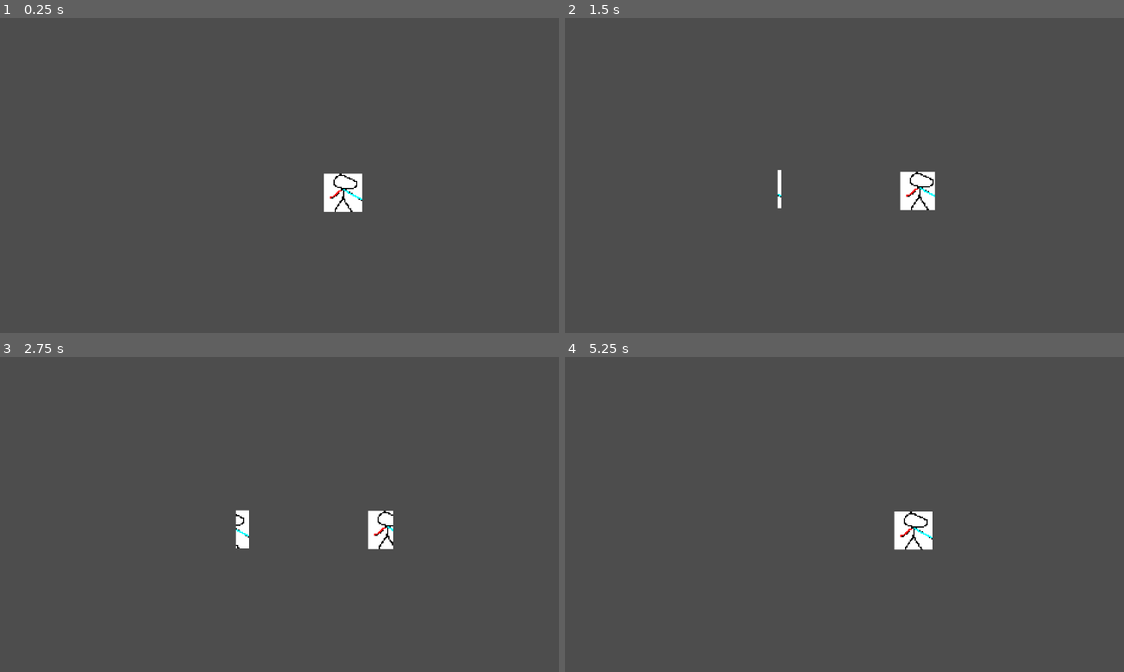
Above: before the commit, frames 1-4 (two rows, left to right).
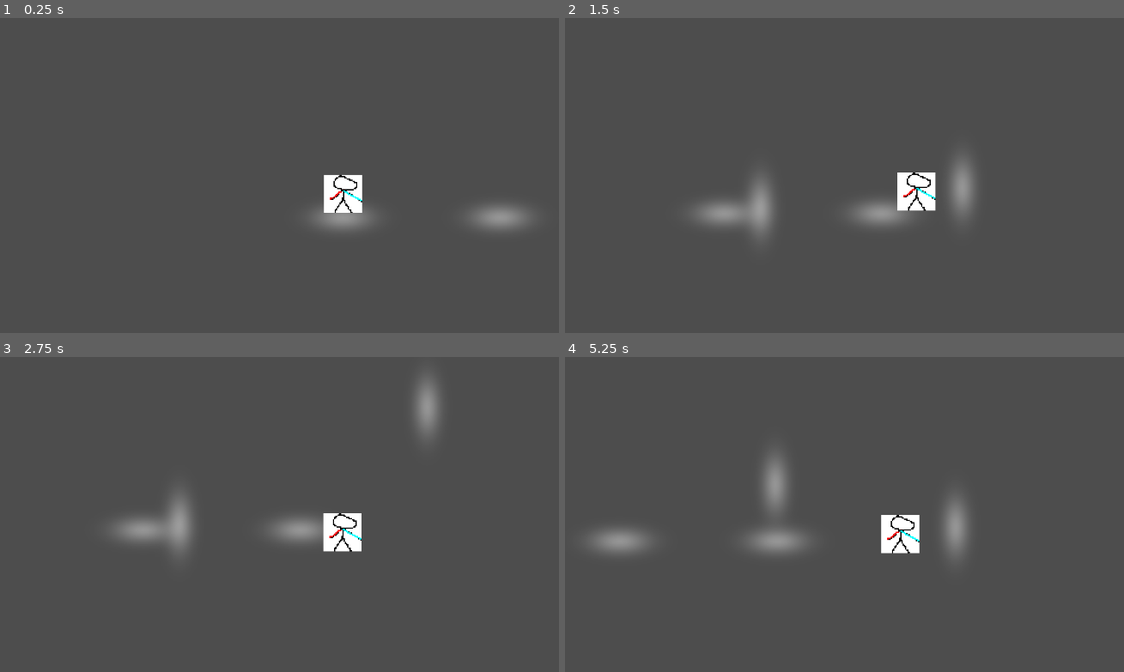
Above: after the commit, the same moments.

Repository: f-word-theta/untitled-portal-game
Game: Godot game, scene res://main.tscn
The game is run twice, just before and just after one commit, with the same random seed, the same clock (stepped at 60 frames per second) and the same inputs.
Inputs (mouse positions are in pixels of both pictures, inside the frame that each line leads up to):
- Up to frame 1 (0.25 s): no input
- Up to frame 2 (1.5 s): move the mouse to (1056, 172) at 0.52 s; hold D (right) from 0.53 s (still down); click (1056, 172) at 0.6 s; tap Space (jump) at 0.77 s; move the mouse to (771, 210) at 1.27 s; right-click (771, 210) at 1.35 s
- Up to frame 3 (2.75 s): tap Space (jump) at 1.52 s; move the mouse to (413, 445) at 2.02 s; release D (right) at 2.03 s; hold A (left) from 2.03 s (still down); click (413, 445) at 2.1 s
- Up to frame 4 (5.25 s): move the mouse to (872, 605) at 2.77 s; release A (left) at 2.78 s; hold D (right) 2.78-4.28 s; right-click (872, 605) at 2.85 s; tap Space (jump) at 3.02, 3.77, 4.52 s; move the mouse to (1112, 586) at 3.52 s; click (1112, 586) at 3.6 s; move the mouse to (704, 473) at 4.27 s; hold A (left) 4.28-5.03 s; right-click (704, 473) at 4.35 s; move the mouse to (945, 530) at 5.02 s; hold D (right) from 5.03 s (still down); click (945, 530) at 5.1 s

The runs differ from the first frame. In frame 1, 1.4% of the frame differs, in the area x 56-95%, y 49-68%; in frame 2, 3.0%; in frame 3, 4.2%, in the area x 20-79%, y 6-62%; in frame 4, 3.4%.

Commit message:
s

Diff:
--- a/components/rift_component.gd
+++ b/components/rift_component.gd
@@ -5,6 +5,7 @@
 @export var destination_rift: Rift
 
 @export var area: Area2D
+@export var funneling_area: Area2D
 @export var special_sprite_group: CanvasGroup
 
 @export var enabled: bool = true
@@ -12,20 +13,36 @@
 # CONSTANTS
 const VELOCITY_RETAIN_FACTOR: float = 0.97
 const TELEPORTATION_DISTANCE_THRESHOLD: float = 0.0
-const MINIMUM_DESTINATION_DISTANCE: float = 4.0
+const MINIMUM_DESTINATION_DISTANCE: float = 2.0
 
 const ENVIRONMENT_COLLISION_MASK_VALUE: int = 1
 
 # VARIABLES
 @onready var current_travellers: Array = []
+@onready var bodies_in_funneling_area: Array = []
 @onready var projected_sprites: Dictionary = { null: [] }
+
+var body_entered_funneling_area: bool = false
 
 var rift_to_traveller: Vector2 = Vector2()
 var previous_velocity: Vector2 = Vector2()
 
 var last_relative_rotation: float = 0.0 # will implement later: add lerping to the original sprite after it has left the portal
 
-func handle_rift_teleportation(_delta: float) -> void:
+func handle_funneling(delta: float) -> void:
+	if area.global_rotation_degrees == 0 or area.global_rotation_degrees == -180:
+		return
+
+	for body in bodies_in_funneling_area:
+		if body.is_on_floor() == true:
+			continue
+
+		if body.velocity.length() <= 100.0:
+			continue
+
+		body.global_position = body.global_position.lerp(Vector2(funneling_area.global_position.x, body.global_position.y), 30.0 * delta)
+
+func handle_teleportation(_delta: float) -> void:
 	for traveller: PhysicsBody2D in current_travellers:
 		if not (traveller is RigidBody2D or traveller is CharacterBody2D):
 			return
@@ -41,7 +58,7 @@
 			previous_velocity = traveller.velocity
 			traveller.velocity = Vector2.RIGHT.rotated(destination_rift.global_rotation) * previous_velocity.length() * VELOCITY_RETAIN_FACTOR
 
-func handle_rift_sprite_clipping(_delta: float) -> void:
+func handle_sprite_clipping(_delta: float) -> void:
 	for traveller: PhysicsBody2D in current_travellers:
 		if not (traveller is RigidBody2D or traveller is CharacterBody2D):
 			return
@@ -52,11 +69,11 @@
 		var _special_sprite_group: CanvasGroup = traveller.get_node("SpecialSpriteGroup")
 		var mask_sprite: Sprite2D = _special_sprite_group.get_node("Mask")
 
+		mask_sprite.global_rotation = area.global_rotation
+		mask_sprite.global_position = area.global_position
+
 		if not mask_sprite.visible:
 			mask_sprite.visible = true
-
-		mask_sprite.global_rotation = area.global_rotation
-		mask_sprite.global_position = area.global_position
 
 		for sprite_owner in projected_sprites:
 			if sprite_owner == traveller.name:
@@ -70,7 +87,10 @@
 
 						if original_sprite.name == projected_sprite.name:
 							#last_relative_rotation = projected_sprite.rotation
-							projected_sprite.global_rotation = original_sprite.global_rotation - area.global_rotation - deg_to_rad(180)
+							if rift_is_flipped:
+								projected_sprite.global_rotation = original_sprite.global_rotation - area.global_rotation - deg_to_rad(180)
+							else:
+								projected_sprite.global_rotation = original_sprite.global_rotation - area.global_rotation + deg_to_rad(180)
 
 					projected_sprite.flip_v = rift_is_flipped
 					projected_sprite.flip_h = rift_is_flipped
@@ -104,13 +124,14 @@
 	if not enabled or not destination_rift:
 		return
 
-	handle_rift_sprite_clipping(delta)
+	handle_sprite_clipping(delta)
 
 func _physics_process(delta: float) -> void:
 	if not enabled or not destination_rift:
 		return
 
-	handle_rift_teleportation(delta)
+	handle_teleportation(delta)
+	handle_funneling(delta)
 
 func _on_rift_entered(traveller: Node2D) -> void:
 	traveller.set_collision_mask_value(ENVIRONMENT_COLLISION_MASK_VALUE, false)
@@ -130,7 +151,11 @@
 
 		duplicate_sprite(sprite, traveller)
 
-	current_travellers.append(traveller)
+	if bodies_in_funneling_area.has(traveller):
+		bodies_in_funneling_area.erase(traveller)
+
+	if not current_travellers.has(traveller):
+		current_travellers.append(traveller)
 
 func _on_rift_exited(traveller: Node2D) -> void:
 	traveller.set_collision_mask_value(ENVIRONMENT_COLLISION_MASK_VALUE, true)
@@ -152,4 +177,13 @@
 			for projected_sprite in projected_sprites[sprite_owner]:
 				projected_sprite.queue_free()
 
-	current_travellers.erase(traveller)
+	if current_travellers.has(traveller):
+		current_travellers.erase(traveller)
+
+func _on_funneling_area_body_entered(body: Node2D) -> void:
+	if body is CharacterBody2D and (not bodies_in_funneling_area.has(body)):
+		bodies_in_funneling_area.append(body as CharacterBody2D)
+
+func _on_funneling_area_body_exited(body: Node2D) -> void:
+	if bodies_in_funneling_area.has(body):
+		bodies_in_funneling_area.erase(body)
--- a/components/rift_placer_component.gd
+++ b/components/rift_placer_component.gd
@@ -6,5 +6,8 @@
 @export var camera: Camera2D
 @export var rift_placement_direction: RayCast2D
 
+func _ready():
+	await owner.ready
+
 func _process(_delta):
-    rift_placement_direction.global_rotation = atan2(camera.get_local_mouse_position().y, camera.get_local_mouse_position().x)
+	rift_placement_direction.global_rotation = atan2(camera.get_local_mouse_position().y, camera.get_local_mouse_position().x)
--- a/components/velocity_component.gd
+++ b/components/velocity_component.gd
@@ -2,13 +2,13 @@
 extends Node
 
 const GRAVITY_ENABLED: bool = true
-const GRAVITY: float = 120.0
+const GRAVITY: float = 120.0 * 1.5
 
 const SPEED_MULTIPLIER: float = 100.0
 const TERMINAL_SPEED: float = 1000.0 / 6
 
 const GROUND_ACCELERATION_FACTOR: float = 13.0
-const AIR_ACCELERATION_FACTOR: float = 0.9
+const AIR_ACCELERATION_FACTOR: float = 1.2
 
 @onready var character_body: CharacterBody2D = get_parent()
 
@@ -18,10 +18,12 @@
 	set = _set_velocity, get = _get_velocity
 var input_vector: Vector2 = Vector2()
 
+func _ready():
+	await owner.ready
+
 func _physics_process(delta: float) -> void:
 	handle_input(delta)
 	handle_movement(delta)
-
 
 func handle_input(_delta) -> void:
 	input_vector = Input.get_vector("left", "right", "up", "down")
--- a/entities/base_rift.tscn
+++ b/entities/base_rift.tscn
@@ -1,27 +1,51 @@
-[gd_scene load_steps=6 format=3 uid="uid://dyg348boebyg7"]
+[gd_scene load_steps=11 format=3 uid="uid://dyg348boebyg7"]
 
 [ext_resource type="Script" path="res://entities/base_rift.gd" id="1_en717"]
 [ext_resource type="PackedScene" uid="uid://bakea65ls7u2a" path="res://components/rift_component.tscn" id="2_fnorp"]
+[ext_resource type="Shader" path="res://shaders/ShaderTest.gdshader" id="3_8ne01"]
 [ext_resource type="PackedScene" uid="uid://bp8ne34es2trx" path="res://misc/special_sprite_group.tscn" id="3_v1ch0"]
+[ext_resource type="Texture2D" uid="uid://dhs0vk0n5b4" path="res://assets/programmer_art/New Project (29) (1).png" id="4_doqe2"]
+[ext_resource type="Texture2D" uid="uid://mxe7xgtb7pa4" path="res://assets/programmer_art/dsfsdsfsf.png" id="5_f5oy0"]
 
 [sub_resource type="RectangleShape2D" id="RectangleShape2D_8uvpj"]
 size = Vector2(5, 35)
 
+[sub_resource type="ShaderMaterial" id="ShaderMaterial_8t308"]
+shader = ExtResource("3_8ne01")
+shader_parameter/global_position = Vector2(0, 0)
+shader_parameter/screen_size = null
+shader_parameter/force = -1.09
+shader_parameter/size = 8.045
+shader_parameter/thickness = 1.0
+
 [sub_resource type="RectangleShape2D" id="RectangleShape2D_vmyp8"]
 size = Vector2(2.5, 5)
+
+[sub_resource type="RectangleShape2D" id="RectangleShape2D_s22lg"]
+size = Vector2(15, 20)
 
 [node name="BaseRift" type="Area2D"]
 collision_layer = 0
 collision_mask = 2
 script = ExtResource("1_en717")
 
-[node name="RiftComponent" parent="." node_paths=PackedStringArray("area", "special_sprite_group") instance=ExtResource("2_fnorp")]
+[node name="RiftComponent" parent="." node_paths=PackedStringArray("area", "funneling_area", "special_sprite_group") instance=ExtResource("2_fnorp")]
 area = NodePath("..")
+funneling_area = NodePath("../FunnelingArea")
 special_sprite_group = NodePath("../SpecialSpriteGroup")
 
 [node name="RiftCollisionShape" type="CollisionShape2D" parent="."]
 shape = SubResource("RectangleShape2D_8uvpj")
-debug_color = Color(0.572549, 0.847059, 0.996078, 0.145098)
+debug_color = Color(1, 1, 1, 0)
+
+[node name="Sprite2D3" type="Sprite2D" parent="."]
+visible = false
+z_index = 1
+material = SubResource("ShaderMaterial_8t308")
+position = Vector2(0.0280789, 1.62471)
+rotation = 0.07468
+scale = Vector2(24.78, 31.0768)
+texture = ExtResource("4_doqe2")
 
 [node name="RiftEdges" type="StaticBody2D" parent="."]
 collision_layer = 4
@@ -31,19 +55,39 @@
 position = Vector2(0, -18.75)
 rotation = -1.5708
 shape = SubResource("RectangleShape2D_vmyp8")
+debug_color = Color(0, 0, 0, 0.117647)
 
 [node name="CollisionShapeBottom" type="CollisionShape2D" parent="RiftEdges"]
 position = Vector2(0, 18.75)
 rotation = -1.5708
 shape = SubResource("RectangleShape2D_vmyp8")
+debug_color = Color(0, 0, 0, 0.117647)
 
 [node name="SpecialSpriteGroup" parent="." instance=ExtResource("3_v1ch0")]
+
+[node name="FunnelingArea" type="Area2D" parent="."]
+position = Vector2(20, 0)
+metadata/_edit_lock_ = true
+
+[node name="CollisionShape2D" type="CollisionShape2D" parent="FunnelingArea"]
+position = Vector2(-5, 0)
+shape = SubResource("RectangleShape2D_s22lg")
+debug_color = Color(1, 1, 1, 0)
+metadata/_edit_lock_ = true
 
 [node name="RiftDirection" type="RayCast2D" parent="."]
 enabled = false
 target_position = Vector2(20, 0)
 
+[node name="Sprite2D" type="Sprite2D" parent="."]
+modulate = Color(1, 1, 1, 0.784314)
+z_index = -2
+scale = Vector2(0.045, 0.105)
+texture = ExtResource("5_f5oy0")
+
 [connection signal="body_entered" from="." to="RiftComponent" method="_on_rift_entered"]
 [connection signal="body_exited" from="." to="RiftComponent" method="_on_rift_exited"]
+[connection signal="body_entered" from="FunnelingArea" to="RiftComponent" method="_on_funneling_area_body_entered"]
+[connection signal="body_exited" from="FunnelingArea" to="RiftComponent" method="_on_funneling_area_body_exited"]
 
 [editable path="SpecialSpriteGroup"]
--- /dev/null
+++ b/main.gdshader
@@ -0,0 +1,35 @@
+shader_type canvas_item;
+uniform vec2 dir = vec2(0,0);
+uniform int quality = 4;
+
+void vertex(){
+	vec2 blurSize = abs(dir) * 2.0;
+	VERTEX *= blurSize + 1.0;
+	UV = (UV - 0.5) * (blurSize + 1.0) + 0.5;
+}
+
+float insideUnitSquare(vec2 v) {
+    vec2 s = step(vec2(0.0), v) - step(vec2(1.0), v);
+    return s.x * s.y;
+}
+
+void fragment(){
+	float inSquare = insideUnitSquare(UV);
+	float numSamples = inSquare;
+	COLOR = texture(TEXTURE, UV) * inSquare;
+	vec2 stepSize = dir/(float(quality));
+	vec2 uv;
+	for(int i = 1; i <= quality; i++){
+		uv = UV + stepSize * float(i);
+		inSquare = insideUnitSquare(uv);
+		numSamples += inSquare;
+		COLOR += texture(TEXTURE, uv) * inSquare;
+
+		uv = UV - stepSize * float(i);
+		inSquare = insideUnitSquare(uv);
+		numSamples += inSquare;
+		COLOR += texture(TEXTURE, uv) * inSquare;
+	}
+	COLOR.rgb /= numSamples;
+	COLOR.a /= float(quality)*2.0 + 1.0;
+}
--- a/main.tscn
+++ b/main.tscn
@@ -9,24 +9,22 @@
 [node name="Main" type="Node2D"]
 
 [node name="PlayerEntity" parent="." instance=ExtResource("1_5jv5i")]
-position = Vector2(245, 406)
+position = Vector2(187, 427)
 
 [node name="CyanPortal" parent="." instance=ExtResource("3_n3m07")]
 position = Vector2(186, 452.5)
+rotation = -1.5708
 
 [node name="RiftComponent" parent="CyanPortal" index="0" node_paths=PackedStringArray("destination_rift")]
 destination_rift = NodePath("../../PinkPortal")
 
 [node name="PinkPortal" parent="." instance=ExtResource("3_n3m07")]
 position = Vector2(318, 452.5)
-rotation = -3.14159
+rotation = -1.5708
 scale = Vector2(1, 0.996416)
 
 [node name="RiftComponent" parent="PinkPortal" index="0" node_paths=PackedStringArray("destination_rift")]
 destination_rift = NodePath("../../CyanPortal")
-
-[node name="RiftCollisionShape" parent="PinkPortal" index="1"]
-debug_color = Color(0.996078, 0.847059, 0.996078, 0.145098)
 
 [node name="StaticBody2D" type="StaticBody2D" parent="."]
 position = Vector2(76, 480)
--- a/misc/special_sprite_group.tscn
+++ b/misc/special_sprite_group.tscn
@@ -13,3 +13,4 @@
 scale = Vector2(200, 200)
 texture = ExtResource("1_sj2s1")
 offset = Vector2(-0.5, 0)
+metadata/_edit_lock_ = true
--- /dev/null
+++ b/shaders/RiftAppearance.gdshader
@@ -0,0 +1,23 @@
+// Converted/modified from ShaderToy: https://www.shadertoy.com/view/ldBXDD
+// Attach this shader to a ColorRect
+
+shader_type canvas_item;
+
+uniform sampler2D SCREEN_TEXTURE : hint_screen_texture, filter_linear_mipmap;
+
+uniform float wave_count : hint_range(1.0, 20.0, 1.0) = 20.0;
+uniform float speed : hint_range(0.0, 10.0, 0.1) = 3.0;
+uniform float height : hint_range(0.0, 0.1, 0.001) = 0.003;
+
+float random (vec2 uv) {
+    return fract(sin(dot(uv.xy,
+        vec2(12.9898,78.233))) * 43758.5453123);
+}
+
+void fragment() {
+	vec2 cPos = -1.0 + 2.0 * UV / (1.0 / TEXTURE_PIXEL_SIZE);
+	float cLength = length(cPos);
+	vec2 uv = FRAGCOORD.xy / (1.0 / SCREEN_PIXEL_SIZE).xy + (cPos/cLength) * cos(cLength * wave_count - TIME * speed * random(vec2(1, 2))) * height;
+    vec3 col = texture(SCREEN_TEXTURE,uv).xyz;
+	COLOR = vec4(col,1.0);
+}
--- /dev/null
+++ b/shaders/ShaderTest.gdshader
@@ -0,0 +1,21 @@
+shader_type canvas_item;
+
+uniform sampler2D SCREEN_TEXTURE : hint_screen_texture, filter_linear_mipmap;
+
+uniform vec2 global_position;
+uniform vec2 screen_size;
+uniform float force;
+uniform float size;
+uniform float thickness;
+
+void fragment(){
+	vec2 center = global_position;
+	float ratio = SCREEN_PIXEL_SIZE.x / SCREEN_PIXEL_SIZE.y;
+	center.x = center.x / screen_size.x;
+	center.x = (center.x - 0.5) / ratio + 0.5;
+	center.y = (screen_size.y - center.y) / screen_size.y;
+	vec2 scaledUV = (SCREEN_UV - vec2(0.5, 0.0) ) / vec2(ratio, 1.0) + vec2(0.5, 0.0);
+	float mask = (1.0 - smoothstep(size-0.1, size, length(scaledUV - center))) * smoothstep(size-thickness-0.1, size-thickness, length(scaledUV - center));
+	vec2 disp = normalize(SCREEN_UV - center) * force * mask;
+	COLOR = texture(SCREEN_TEXTURE, SCREEN_UV - disp);
+}
Binary file added: assets/programmer_art/New Project (28).png
Not shown, added: assets/programmer_art/New Project (28).png.import
Binary file added: assets/programmer_art/New Project (29) (1).png
Not shown, added: assets/programmer_art/New Project (29) (1).png.import
Binary file added: assets/programmer_art/New Project (29).png
Not shown, added: assets/programmer_art/New Project (29).png.import
Binary file added: assets/programmer_art/New Project (30).png
Not shown, added: assets/programmer_art/New Project (30).png.import
Binary file added: assets/programmer_art/New Project (31).png
Not shown, added: assets/programmer_art/New Project (31).png.import
Binary file added: assets/programmer_art/Purple Portal Sprite Sheet.png
Not shown, added: assets/programmer_art/Purple Portal Sprite Sheet.png.import
(and 2 more such lines)
